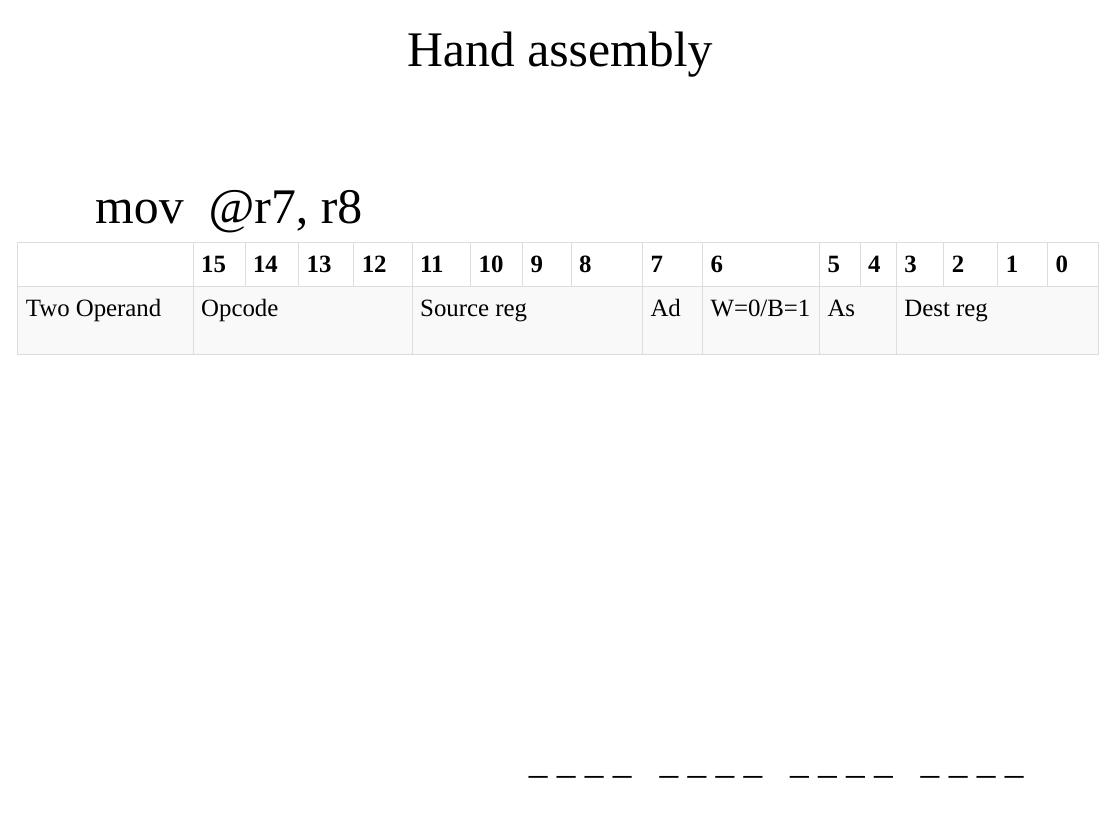
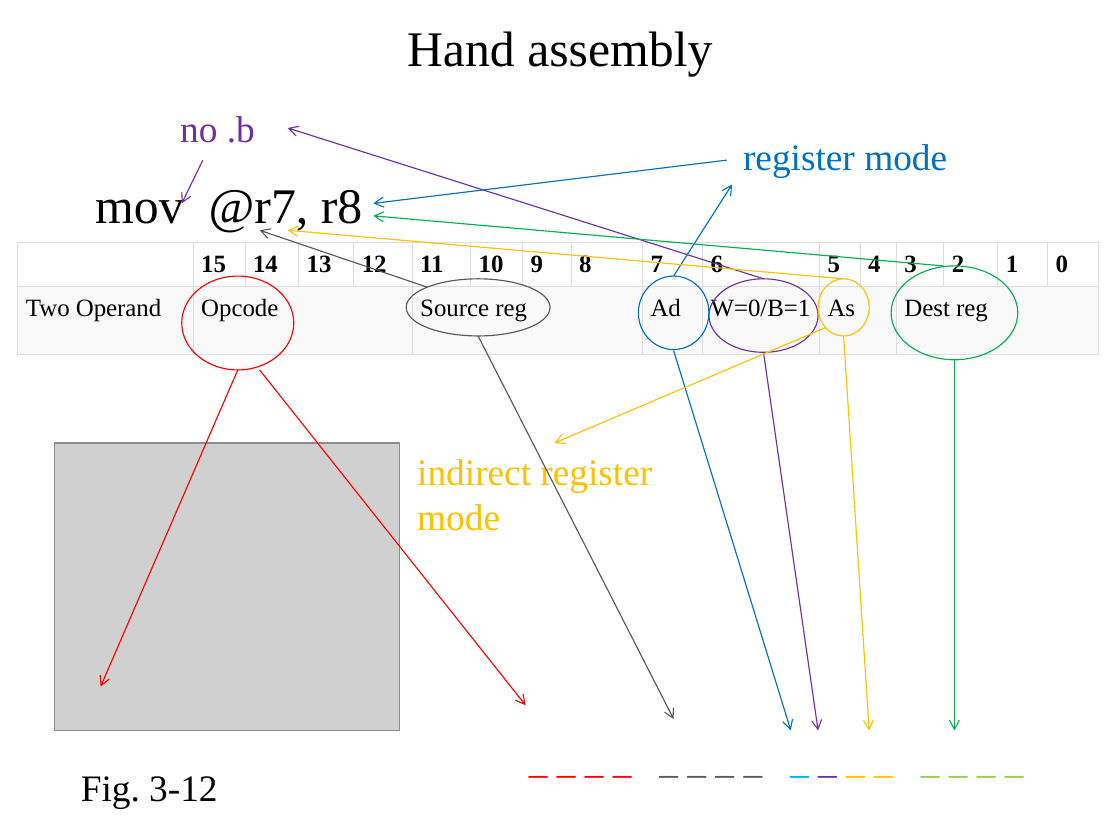
Before and after one commit to pw4rn3r/ECE382, a slide deck: slide 19 of notes/L4/Lsn4.pptx. Drawn at 1120x840 pixels with LibreOffice and Linux fonts; fonts in the diff are those of the drawing; grey boxes stand for pictures. Boxes give left, top, right and bottom in pixels: in the first picture for what was removed or moved away, otherwise in the second. Text is boxed around its words. In the diff, an @@ line names an element or a change of style, - is before the commit and + after.

```diff
--- a/notes/L4/Lsn4.pptx
+++ b/notes/L4/Lsn4.pptx
@@ text added at [180,116,255,143], 24 pt, text #7030A0 @@
+no .b
@@ arrow added from (764, 279) to (288, 128), #7030A0 0.75 pt @@
@@ text added at [743,144,947,178], 24 pt, text #0070C0 @@
+register mode
@@ arrow added from (203, 160) to (181, 204), #7030A0 0.75 pt @@
@@ arrow added from (727, 160) to (373, 204), #0070C0 0.75 pt @@
@@ arrow added from (673, 276) to (732, 185), #0070C0 0.75 pt @@
@@ arrow added from (427, 287) to (260, 231), #595959 0.75 pt @@
@@ arrow added from (843, 279) to (288, 231), #FFC000 0.75 pt @@
@@ arrow added from (943, 265) to (373, 216), #00B050 0.75 pt @@
@@ ellipse added at [892,265,1018,360], outline #00B050 0.75 pt @@
@@ ellipse added at [181,276,293,370], outline #FF0000 0.75 pt @@
@@ ellipse added at [407,279,550,336], outline #595959 0.75 pt @@
@@ ellipse added at [638,276,709,349], outline #0070C0 0.75 pt @@
@@ ellipse added at [709,279,818,353], outline #7030A0 0.75 pt @@
@@ ellipse added at [818,279,869,336], outline #FFC000 0.75 pt @@
@@ arrow added from (825, 328) to (554, 444), #FFC000 0.75 pt @@
@@ arrow added from (478, 336) to (673, 719), #595959 0.75 pt @@
@@ arrow added from (673, 351) to (791, 730), #0070C0 0.75 pt @@
@@ arrow added from (764, 353) to (818, 730), #7030A0 0.75 pt @@
@@ arrow added from (843, 336) to (869, 730), #FFC000 0.75 pt @@
@@ arrow added from (237, 370) to (101, 687), #FF0000 0.75 pt @@
@@ arrow added from (260, 370) to (525, 706), #FF0000 0.75 pt @@
@@ arrow added from (954, 360) to (954, 730), #00B050 0.75 pt @@
@@ picture added at [55,444,400,731] @@
@@ text added at [417,457,652,531], 24 pt, text #FFC000 @@
+indirect register mode
@@ text "_ _ _ _ _ ..." at [517,730,1095,786]: text colour #000000 to #FF0000, text colour #000000 to #595959, text colour #000000 to #92D050 in "_ _ _ _"; text colour #000000 to #00B0F0, text colour #000000 to #7030A0 in "_"; text colour #000000 to #FFC000 in "_ _" @@
@@ text added at [81,776,217,808], 24 pt, text #000000 @@
+Fig. 3-12
```
Also in this commit, not shown: 2 other slides changed.
